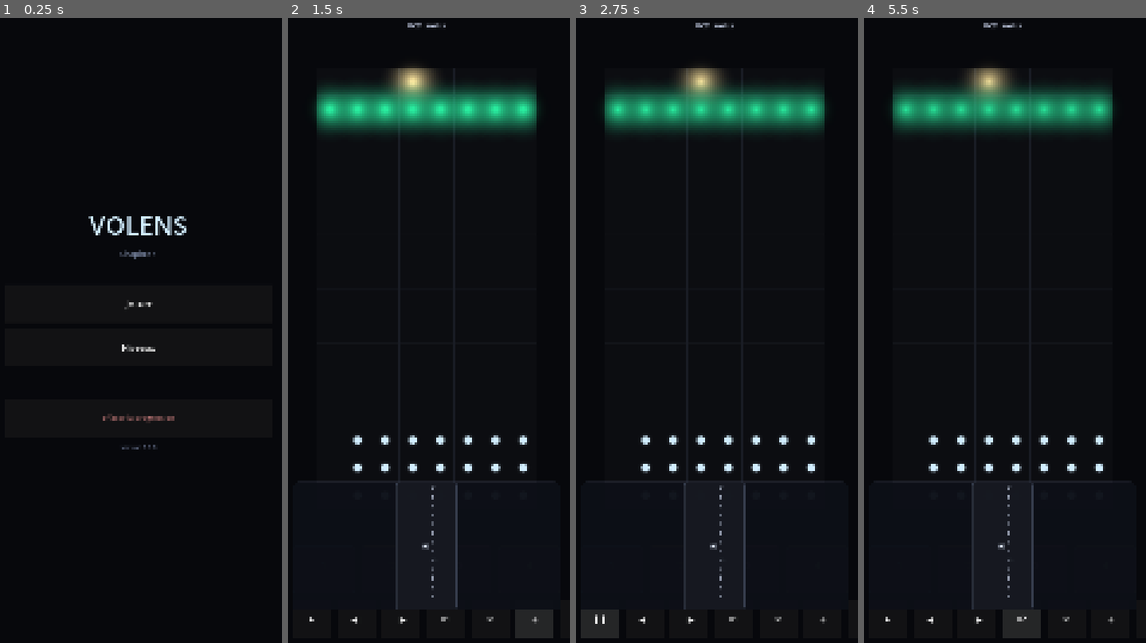
Above: before the commit, frames 1-4 (left to right).
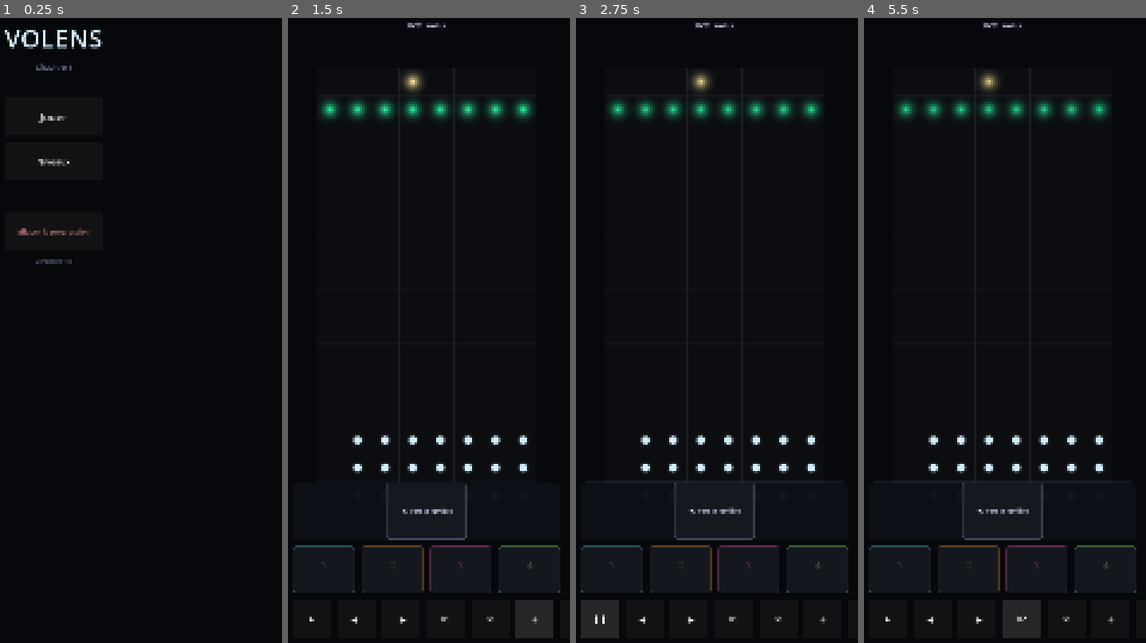
Above: after the commit, the same moments.

Repository: HelloIAmRomain/Volens
Game: Godot game, scene res://game/ui/app.tscn
Same seed, same stepped clock (60 frames per second), same inputs: the game is played once before the commit and once after it.
Inputs:
- Up to frame 1 (0.25 s): no input
- Up to frame 2 (1.5 s): click "Jouer" at 0.5 s; click "＋" at 1.25 s
- Up to frame 3 (2.75 s): click "▶" at 2 s
- Up to frame 4 (5.5 s): click "❚❚" at 2.75 s; click "◀|" at 3.5 s; click "|▶" at 4.25 s; click "×1" at 5 s

The runs differ from the first frame. In frame 1, 2.0% of the frame differs, in the area x 1-67%, y 1-70%; in frame 2, 7.4%, in the area x 1-97%, y 7-95%; in frame 3, 7.3%; in frame 4, 7.3%.

Commit message:
fix(ui): quatre défauts vus sur capture, tiroir coulissant, garde-fou EF-05
Corrections issues du premier regard sur les écrans, invisibles au test :
- le halo des buts noyait trois rangées de grille (2,6 -> 1,5 case) ;
- les traînées se lisaient comme une seconde nuée (plus petites, plus pâles) ;
- la pastille de règle s'affichait en colonne d'une lettre par ligne ;
- le panneau EF-05 occupait la moitié de l'écran et masquait la nuée dont
  il parlait — réécrit en Panel nu, dimensionné sur son texte.

Le tiroir coulisse désormais depuis le bas (DCT §9.2).

Garde-fou EF-05 : balayage du corpus d'or, agent par agent, tick par tick.
Deux garanties distinctes — la règle désignée est bien celle que la cascade
choisirait, et chaque MOTIF d'abstention est confronté à l'état réel.

Outil de captures automatiques (game/bench/) et fenêtre portrait de bureau :
le jeu se regarde sans attendre l'APK.

Diff:
--- /dev/null
+++ b/game/bench/screenshots.gd
@@ -0,0 +1,90 @@
+extends Node
+## Captures automatiques de chaque écran — JETABLE, outil de revue.
+##
+## Le concepteur ne peut pas commenter précisément ce qu'il n'a pas vu, et
+## « c'est bizarre » n'est pas une information exploitable. Cet outil produit
+## une image par écran dans `reports/screens/`, pour qu'il puisse répondre
+## par « la pile est trop basse » plutôt que par une impression.
+##
+##   godot --path . game/bench/screenshots.tscn
+##
+## Ouvre une fenêtre quelques secondes, écrit les images, se ferme seul.
+
+const OUT_DIR := "res://reports/screens"
+
+var _app: App
+var _index := 0
+
+func _ready() -> void:
+	DirAccess.make_dir_recursive_absolute(ProjectSettings.globalize_path(OUT_DIR))
+	_app = App.new()
+	add_child(_app)
+	# Un Control enfant d'un simple Node reste à taille zéro : dans le vrai
+	# jeu, App est la RACINE de la scène et Godot lui donne le viewport.
+	# Sans ça, le harnais mesurerait une interface effondrée sur sa taille
+	# minimale et ferait croire à un défaut qui n'existe pas.
+	_app.set_anchors_and_offsets_preset(Control.PRESET_FULL_RECT)
+	await get_tree().process_frame
+	await _capture_all()
+	print("\nCaptures écrites dans %s" % ProjectSettings.globalize_path(OUT_DIR))
+	get_tree().quit(0)
+
+func _capture_all() -> void:
+	await _shot("01-menu")
+
+	_app._open_select()
+	await _shot("02-selecteur")
+
+	_app._open_game("ch1_01", false)
+	var game := _game()
+	await _shot("03-niveau-pile-vide")
+
+	# Tiroir de bibliothèque ouvert : c'est là que se compose la pile.
+	game._toggle_drawer()
+	await _shot("04-tiroir-ouvert")
+
+	# Une règle posée, quelques ticks joués : l'état nominal du jeu.
+	game._toggle_drawer()
+	game._place(RuleRegistry.R01_TOWARD_LIGHT, 0)
+	for i in range(6):
+		game._view.step_forward()
+	await _shot("05-nuee-en-mouvement")
+
+	# EF-05 : le diagnostic sur un agent, en pause. LA capture à regarder.
+	var target := game._view.agent_pixel(0)
+	game._show_explain_at(target)
+	await _shot("06-diagnostic-ef05")
+
+	# Le niveau 2, celui de la leçon d'ordonnancement.
+	_app._open_game("ch1_02", false)
+	game = _game()
+	game._place(RuleRegistry.R02_FLEE_DANGER, 0)
+	game._place(RuleRegistry.R01_TOWARD_LIGHT, 1)
+	for i in range(14):
+		game._view.step_forward()
+	await _shot("07-ch1-02-detour")
+
+	# Les deux bilans, gagné puis perdu.
+	_app._on_level_finished("ch1_01", true, 14, 0, [RuleRegistry.R01_TOWARD_LIGHT])
+	await _shot("08-bilan-gagne")
+
+	_app._on_level_finished("ch1_02", false, 6, 1, [RuleRegistry.R01_TOWARD_LIGHT])
+	await _shot("09-bilan-perdu")
+
+func _game() -> GameScreen:
+	for child in _app.get_children():
+		if child is GameScreen:
+			return child
+	return null
+
+func _shot(name: String) -> void:
+	# Deux images d'attente : la première laisse les conteneurs se disposer,
+	# la seconde garantit que le dessin est terminé avant la lecture.
+	await get_tree().process_frame
+	await get_tree().process_frame
+	await RenderingServer.frame_post_draw
+	var image := get_viewport().get_texture().get_image()
+	_index += 1
+	var path := "%s/%s.png" % [OUT_DIR, name]
+	image.save_png(path)
+	print("  %d. %s (%d×%d)" % [_index, name, image.get_width(), image.get_height()])
--- /dev/null
+++ b/game/bench/screenshots.tscn
@@ -0,0 +1,6 @@
+[gd_scene load_steps=2 format=3]
+
+[ext_resource type="Script" path="res://game/bench/screenshots.gd" id="1"]
+
+[node name="Screenshots" type="Node"]
+script = ExtResource("1")
--- a/game/ui/app.gd
+++ b/game/ui/app.gd
@@ -53,15 +53,18 @@
 	menu.play_requested.connect(_on_play_requested)
 	menu.select_requested.connect(_open_select)
 	menu.reset_requested.connect(_on_reset_requested)
+	# L'écran entre dans l'arbre AVANT d'être configuré : des ancres posées
+	# hors de l'arbre sont perdues, et le contenu retombe sur sa taille
+	# minimale — d'où une colonne collée en haut à gauche.
+	_swap(menu, Screen.MENU)
 	menu.setup(progress, session)
-	_swap(menu, Screen.MENU)
 
 func _open_select() -> void:
 	var select := LevelSelectScreen.new()
 	select.level_chosen.connect(func(level_id: String) -> void: _open_game(level_id, false))
 	select.back_requested.connect(_open_menu)
+	_swap(select, Screen.SELECT)
 	select.setup(progress)
-	_swap(select, Screen.SELECT)
 
 func _open_game(level_id: String, resume: bool) -> void:
 	var level_data := LevelCatalog.load_level_data(level_id)
--- a/game/ui/game_screen.gd
+++ b/game/ui/game_screen.gd
@@ -24,7 +24,7 @@
 var _slots: Array[RuleSlot] = []
 var _chips: Array[RuleChip] = []
 var _drawer: PanelContainer
-var _explain_panel: PanelContainer
+var _explain_panel: Panel
 var _explain_label: Label
 var _play_button: Button
 var _speed_button: Button
@@ -205,23 +205,16 @@
 		_chips.append(chip)
 
 func _build_explain_panel() -> void:
-	_explain_panel = PanelContainer.new()
+	# Panel nu plutôt que PanelContainer : un conteneur impose sa propre
+	# taille minimale et ignore celle qu'on lui donne. Ici on veut un
+	# rectangle exactement aussi haut que son texte, posé où on le décide.
+	_explain_panel = Panel.new()
 	_explain_panel.name = "ExplainPanel"
 	var style := StyleBoxFlat.new()
-	style.bg_color = Color(0.04, 0.05, 0.08, 0.96)
-	style.corner_radius_top_left = 14
-	style.corner_radius_top_right = 14
-	style.corner_radius_bottom_left = 14
-	style.corner_radius_bottom_right = 14
-	style.border_width_left = 2
-	style.border_width_right = 2
-	style.border_width_top = 2
-	style.border_width_bottom = 2
-	style.border_color = Color(0.35, 0.85, 1.0, 0.8)
-	style.content_margin_left = 20
-	style.content_margin_right = 20
-	style.content_margin_top = 16
-	style.content_margin_bottom = 16
+	style.bg_color = Color(0.04, 0.05, 0.08, 0.97)
+	style.set_corner_radius_all(14)
+	style.set_border_width_all(2)
+	style.border_color = Color(0.35, 0.85, 1.0, 0.85)
 	_explain_panel.add_theme_stylebox_override("panel", style)
 	_explain_panel.visible = false
 	_explain_panel.mouse_filter = Control.MOUSE_FILTER_IGNORE
@@ -230,7 +223,7 @@
 	_explain_label = Label.new()
 	_explain_label.add_theme_font_size_override("font_size", 24)
 	_explain_label.add_theme_color_override("font_color", Color(0.88, 0.92, 1.0))
-	_explain_label.autowrap_mode = TextServer.AUTOWRAP_WORD_SMART
+	_explain_label.mouse_filter = Control.MOUSE_FILTER_IGNORE
 	_explain_panel.add_child(_explain_label)
 
 # --- EF-05 : le diagnostic ---------------------------------------------------------
@@ -281,15 +274,22 @@
 	_explain_panel.visible = true
 	_position_explain_panel()
 
+## Posé au BAS de la zone de grille, aussi haut que son texte et pas plus :
+## il occupait la moitié de l'écran et masquait la nuée, c'est-à-dire
+## exactement l'agent dont il parle.
 func _position_explain_panel() -> void:
-	# Ancré sous la grille, jamais par-dessus la nuée : le joueur doit voir
-	# l'agent dont on lui parle.
 	var vp := get_viewport_rect().size
 	var m := UiMetrics.safe_area_margins(vp)
-	_explain_panel.reset_size()
+	var pad := 18.0
 	var width: float = vp.x - m.x - m.z
-	_explain_panel.position = Vector2(m.x, _view_host.position.y + _view_host.size.y - _explain_panel.size.y - UiMetrics.GAP)
-	_explain_panel.size = Vector2(width, _explain_panel.size.y)
+	var lines: int = maxi(_explain_label.text.split("\n").size(), 1)
+	var height: float = pad * 2.0 + lines * 32.0
+
+	_explain_panel.position = Vector2(
+		m.x, _view_host.position.y + _view_host.size.y - height - UiMetrics.GAP)
+	_explain_panel.size = Vector2(width, height)
+	_explain_label.position = Vector2(pad, pad)
+	_explain_label.size = Vector2(width - pad * 2.0, height - pad * 2.0)
 
 func _hide_explain() -> void:
 	if _explain_panel != null:
@@ -329,8 +329,9 @@
 
 	if _drawer != null:
 		var drawer_h := UiMetrics.MIN_TOUCH_TARGET + UiMetrics.MARGIN * 2.0
-		_drawer.position = Vector2(left, bottom - transport_h - UiMetrics.GAP - stack_h - UiMetrics.GAP - drawer_h)
 		_drawer.size = Vector2(width, drawer_h)
+		_drawer.position = Vector2(left,
+			_drawer_resting_y() if _drawer.visible else bottom + drawer_h)
 
 	if _explain_panel != null and _explain_panel.visible:
 		_position_explain_panel()
@@ -391,10 +392,29 @@
 	for chip in _chips:
 		chip.selected = false
 
+## Le tiroir COULISSE depuis le bas (DCT §9.2) : il apparaissait et
+## disparaissait d'un coup, ce qui ne dit pas d'où il vient ni où il repart.
 func _toggle_drawer() -> void:
-	_drawer.visible = not _drawer.visible
-	if not _drawer.visible:
+	var opening: bool = not _drawer.visible
+	var resting: float = _drawer_resting_y()
+	if opening:
+		_drawer.position.y = resting + _drawer.size.y
+		_drawer.visible = true
+	var tween := create_tween()
+	tween.set_ease(Tween.EASE_OUT)
+	tween.set_trans(Tween.TRANS_CUBIC)
+	tween.tween_property(_drawer, "position:y",
+		resting if opening else resting + _drawer.size.y, 0.22)
+	if not opening:
+		tween.tween_callback(func() -> void: _drawer.visible = false)
 		_clear_selection()
+
+func _drawer_resting_y() -> float:
+	var vp := get_viewport_rect().size
+	var m := UiMetrics.safe_area_margins(vp)
+	var bottom: float = vp.y - m.w
+	return bottom - UiMetrics.MIN_TOUCH_TARGET - UiMetrics.GAP \
+		- UiMetrics.MIN_TOUCH_TARGET * 1.25 - UiMetrics.GAP - _drawer.size.y
 
 # --- transport ------------------------------------------------------------------------------
 
--- a/game/ui/level_select_screen.gd
+++ b/game/ui/level_select_screen.gd
@@ -14,13 +14,13 @@
 	set_anchors_preset(Control.PRESET_FULL_RECT)
 
 	var column := VBoxContainer.new()
+	column.add_theme_constant_override("separation", int(UiMetrics.GAP))
+	add_child(column)
 	column.set_anchors_preset(Control.PRESET_FULL_RECT)
-	column.add_theme_constant_override("separation", int(UiMetrics.GAP))
 	column.offset_left = UiMetrics.MARGIN
 	column.offset_right = -UiMetrics.MARGIN
-	column.offset_top = UiMetrics.MARGIN * 2
+	column.offset_top = UiMetrics.MARGIN
 	column.offset_bottom = -UiMetrics.MARGIN
-	add_child(column)
 
 	var title := Label.new()
 	title.text = "Chapitre 1"
--- a/game/ui/menu_screen.gd
+++ b/game/ui/menu_screen.gd
@@ -23,14 +23,14 @@
 	set_anchors_preset(Control.PRESET_FULL_RECT)
 
 	var column := VBoxContainer.new()
-	column.set_anchors_preset(Control.PRESET_FULL_RECT)
 	column.alignment = BoxContainer.ALIGNMENT_CENTER
 	column.add_theme_constant_override("separation", int(UiMetrics.GAP))
+	add_child(column)
+	column.set_anchors_preset(Control.PRESET_FULL_RECT)
 	column.offset_left = UiMetrics.MARGIN
 	column.offset_right = -UiMetrics.MARGIN
 	column.offset_top = UiMetrics.MARGIN
 	column.offset_bottom = -UiMetrics.MARGIN
-	add_child(column)
 
 	var title := Label.new()
 	title.text = "VOLENS"
--- a/game/ui/rule_chip.gd
+++ b/game/ui/rule_chip.gd
@@ -15,7 +15,7 @@
 
 func _init(id: int = RuleRegistry.EMPTY) -> void:
 	rule_id = id
-	custom_minimum_size = Vector2(UiMetrics.MIN_TOUCH_TARGET * 1.6, UiMetrics.MIN_TOUCH_TARGET)
+	custom_minimum_size = Vector2(UiMetrics.MIN_TOUCH_TARGET * 2.1, UiMetrics.MIN_TOUCH_TARGET)
 	mouse_filter = Control.MOUSE_FILTER_STOP
 
 func _ready() -> void:
@@ -46,7 +46,8 @@
 	label.text = RuleCatalog.name_of(rule_id)
 	label.add_theme_font_size_override("font_size", 22)
 	label.add_theme_color_override("font_color", Color(0.82, 0.86, 0.95))
-	label.autowrap_mode = TextServer.AUTOWRAP_WORD_SMART
+	# Pas de retour à la ligne : contraint en largeur, le libellé se
+	# repliait en une colonne d'une lettre par ligne.
 	label.mouse_filter = Control.MOUSE_FILTER_IGNORE
 	row.add_child(label)
 
--- a/game/ui/rule_slot.gd
+++ b/game/ui/rule_slot.gd
@@ -72,7 +72,7 @@
 	var color := ViewPalette.slot_color(slot_index)
 	if rule_id == RuleRegistry.EMPTY:
 		_glyph.text = str(slot_index + 1)
-		_glyph.add_theme_color_override("font_color", Color(color, 0.35))
+		_glyph.add_theme_color_override("font_color", Color(color, 0.20))
 		_label.text = ""
 		_style.bg_color = Color(0.09, 0.10, 0.13, 0.85)
 		_style.border_color = Color(color, 0.28)
--- a/game/ui/summary_screen.gd
+++ b/game/ui/summary_screen.gd
@@ -18,13 +18,8 @@
 	add_child(banner)
 
 	var column := VBoxContainer.new()
-	column.set_anchors_preset(Control.PRESET_FULL_RECT)
 	column.alignment = BoxContainer.ALIGNMENT_CENTER
 	column.add_theme_constant_override("separation", int(UiMetrics.GAP))
-	column.offset_left = UiMetrics.MARGIN
-	column.offset_right = -UiMetrics.MARGIN
-	column.offset_top = UiMetrics.MARGIN
-	column.offset_bottom = -UiMetrics.MARGIN
 	add_child(column)
 
 	var verdict := Label.new()
--- a/game/view/shaders/halo.gdshader
+++ b/game/view/shaders/halo.gdshader
@@ -3,7 +3,7 @@
 // + shader, jamais de texture. Respiration lente, coupable en mode
 // « animations réduites » (ENF-21) via reduced_motion.
 
-uniform float falloff : hint_range(0.5, 4.0) = 2.2;
+uniform float falloff : hint_range(0.5, 6.0) = 3.4;
 uniform float pulse_amplitude : hint_range(0.0, 0.5) = 0.14;
 uniform float pulse_speed : hint_range(0.0, 4.0) = 1.1;
 uniform bool reduced_motion = false;
--- a/game/view/sim_view.gd
+++ b/game/view/sim_view.gd
@@ -318,8 +318,9 @@
 				GridState.CellType.DROPOFF:
 					goals.append([Vector2(x, y), ViewPalette.DROPOFF])
 	_fill(_walls_mm, walls, _cell_size)
-	# Les buts débordent de leur case : le halo doit rayonner.
-	_fill(_goal_mm, goals, _cell_size * 2.6)
+	# Les buts rayonnent, mais pas au point de noyer trois rangées de grille :
+	# la hiérarchie DA-02 est but > danger > nuée > décor, pas but > tout.
+	_fill(_goal_mm, goals, _cell_size * 1.5)
 
 func _process(_dt: float) -> void:
 	if _to == null:
@@ -376,9 +377,9 @@
 		for k in range(t.size() - 1):
 			var age := float(k + 1) / float(t.size())
 			var c := color
-			c.a = age * 0.30
+			c.a = age * 0.20
 			items.append([Vector2(t[k]), c])
-	_fill(_trail_mm, items, _cell_size * 0.34)
+	_fill(_trail_mm, items, _cell_size * 0.22)
 
 ## Quelle règle a décidé pour cet agent, à ce tick ? Lecture seule : on
 ## interroge les mêmes règles que la simulation, on n'en réimplémente aucune
--- a/project.godot
+++ b/project.godot
@@ -27,6 +27,11 @@
 ; redimensionnement entier vers les densités courantes (xhdpi/xxhdpi) sans flou.
 window/size/viewport_width=1080
 window/size/viewport_height=2400
+; Fenêtre de bureau : le portrait 1080×2400 ne tient sur aucun écran
+; d'ordinateur. La base de rendu reste 1080×2400 (l'étirement canvas_items
+; s'en charge) ; seule la fenêtre est réduite, à ratio identique.
+window/size/window_width_override=540
+window/size/window_height_override=1200
 window/stretch/mode="canvas_items"
 window/stretch/aspect="expand"
 window/handheld/orientation="portrait"
--- /dev/null
+++ b/tests/ui/test_explain_truthfulness.gd
@@ -0,0 +1,149 @@
+extends GutTest
+## Garde-fou du diagnostic EF-05 : l'explicateur ne doit jamais MENTIR.
+##
+## Un diagnostic faux est pire que pas de diagnostic — il envoie le joueur
+## chercher au mauvais endroit. Ces tests balaient les niveaux du corpus
+## d'or, agent par agent, tick par tick, et confrontent chaque affirmation
+## de l'explicateur à l'état réel.
+##
+## Deux garanties de nature différente :
+## 1. STRUCTURELLE — quelle règle a décidé, et lesquelles se sont abstenues :
+##    l'explicateur interroge les VRAIES règles, il ne peut pas se tromper.
+##    Le test le vérifie quand même : c'est le jour où quelqu'un « optimisera »
+##    l'explicateur en réimplémentant la cascade qu'il servira.
+## 2. VÉRACITÉ — le MOTIF annoncé est déduit à part, et c'est là que la
+##    dérive peut naître. Chaque motif est donc confronté à l'état.
+
+const LEVELS := [
+	"res://data/levels/ch1_01.json",
+	"res://data/levels/ch1_02.json",
+	"res://data/levels/test_smoke.json",
+	"res://tests/golden/levels/golden_corridor.json",
+	"res://tests/golden/levels/golden_field.json",
+]
+
+const STACKS := [[1, 2, 3], [2, 3, 1], [3, 1, 2], [2, 1]]
+
+func _load(path: String) -> Dictionary:
+	var parsed: Variant = JSON.parse_string(FileAccess.get_file_as_string(path))
+	return parsed if parsed is Dictionary else {}
+
+func test_the_deciding_rule_is_always_the_one_the_cascade_would_pick() -> void:
+	var checked := 0
+	for path in LEVELS:
+		var level := _load(path)
+		if level.is_empty():
+			continue
+		for stack_raw in STACKS:
+			var stack: Array[int] = []
+			for v in stack_raw:
+				stack.append(int(v))
+			var state := SimCore.load_level(level, RuleParams.new())
+			for t in range(12):
+				for agent in state.agents:
+					if not agent.is_present():
+						continue
+					var report := RuleExplainer.explain(agent, state, stack)
+					var truth := _first_applicable(agent, state, stack)
+					assert_eq(int(report["slot"]), truth,
+						"%s pile %s t=%d agent %d : l'explicateur désigne %d, la cascade %d" % [
+							path.get_file(), str(stack_raw), t, agent.id, int(report["slot"]), truth])
+					checked += 1
+				state = SimCore.step(state, stack)
+	assert_gt(checked, 500, "le balayage doit être significatif (%d décisions vérifiées)" % checked)
+
+func test_every_abstention_motive_matches_the_actual_state() -> void:
+	var checked := 0
+	for path in LEVELS:
+		var level := _load(path)
+		if level.is_empty():
+			continue
+		for stack_raw in STACKS:
+			var stack: Array[int] = []
+			for v in stack_raw:
+				stack.append(int(v))
+			var state := SimCore.load_level(level, RuleParams.new())
+			for t in range(12):
+				for agent in state.agents:
+					if not agent.is_present():
+						continue
+					var report := RuleExplainer.explain(agent, state, stack)
+					for line in report["lines"]:
+						checked += _check_claim(String(line), agent, state, path, t)
+				state = SimCore.step(state, stack)
+	assert_gt(checked, 100, "des motifs doivent avoir été rencontrés (%d vérifiés)" % checked)
+
+## Confronte une affirmation à l'état. Renvoie 1 si elle a été vérifiée.
+func _check_claim(line: String, agent: AgentState, state: SimState, path: String, tick: int) -> int:
+	var where := "%s t=%d agent %d" % [path.get_file(), tick, agent.id]
+	if line.contains("aucune lumière sur la carte"):
+		assert_eq(_count_cells(state, GridState.CellType.LIGHT_SOURCE), 0,
+			"%s : « aucune lumière » alors qu'il y en a" % where)
+		return 1
+	if line.contains("déjà sur la lumière"):
+		assert_eq(state.grid.cell_type_at(agent.pos), GridState.CellType.LIGHT_SOURCE,
+			"%s : « déjà sur la lumière » alors qu'il est ailleurs" % where)
+		return 1
+	if line.contains("aucun danger menaçant"):
+		assert_eq(_count_threats(state), 0,
+			"%s : « aucun danger menaçant » alors qu'il y en a" % where)
+		return 1
+	if line.contains("trop loin pour être perçu"):
+		var d := _nearest_threat_dist_sq(state, agent.pos)
+		assert_gt(d, state.rule_params.flee_perception_range_sq,
+			"%s : « trop loin » alors que d² = %d <= portée" % [where, d])
+		return 1
+	if line.contains("aucun voisin perçu"):
+		assert_eq(_perceived(state, agent), 0,
+			"%s : « aucun voisin perçu » alors qu'il en a" % where)
+		return 1
+	return 0
+
+# --- vérité de terrain, calculée indépendamment de l'explicateur -----------
+
+func _first_applicable(agent: AgentState, state: SimState, stack: Array[int]) -> int:
+	for i in range(stack.size()):
+		var rule := RuleRegistry.get_rule(stack[i])
+		if rule != null and rule.evaluate(agent, state, state.rule_params) != Rule.ABSTAIN:
+			return i
+	return -1
+
+func _count_cells(state: SimState, cell_type: int) -> int:
+	var n := 0
+	for c in state.grid.cells:
+		if c == cell_type:
+			n += 1
+	return n
+
+func _count_threats(state: SimState) -> int:
+	var n := 0
+	for y in range(state.grid.size.y):
+		for x in range(state.grid.size.x):
+			if state.grid.is_danger_active_at(Vector2i(x, y), state.tick + 1):
+				n += 1
+	return n
+
+func _nearest_threat_dist_sq(state: SimState, from: Vector2i) -> int:
+	var best := 1 << 30
+	for y in range(state.grid.size.y):
+		for x in range(state.grid.size.x):
+			var p := Vector2i(x, y)
+			if not state.grid.is_danger_active_at(p, state.tick + 1):
+				continue
+			# R02 choisit le plus proche en MANHATTAN, puis teste sa distance
+			# au carré : on reproduit exactement cet ordre.
+			var dx: int = p.x - from.x
+			var dy: int = p.y - from.y
+			best = mini(best, dx * dx + dy * dy)
+	return best
+
+func _perceived(state: SimState, agent: AgentState) -> int:
+	var n := 0
+	for other in state.agents:
+		if other.id == agent.id or not other.is_present():
+			continue
+		var dx: int = other.pos.x - agent.pos.x
+		var dy: int = other.pos.y - agent.pos.y
+		if dx * dx + dy * dy <= state.rule_params.group_perception_range_sq:
+			n += 1
+	return n
Not shown, added: game/bench/screenshots.gd.uid
Not shown, added: tests/ui/test_explain_truthfulness.gd.uid
Not shown, changed: docs/carnet_de_bord.md
Not shown, changed: docs/environnement_dev.md
